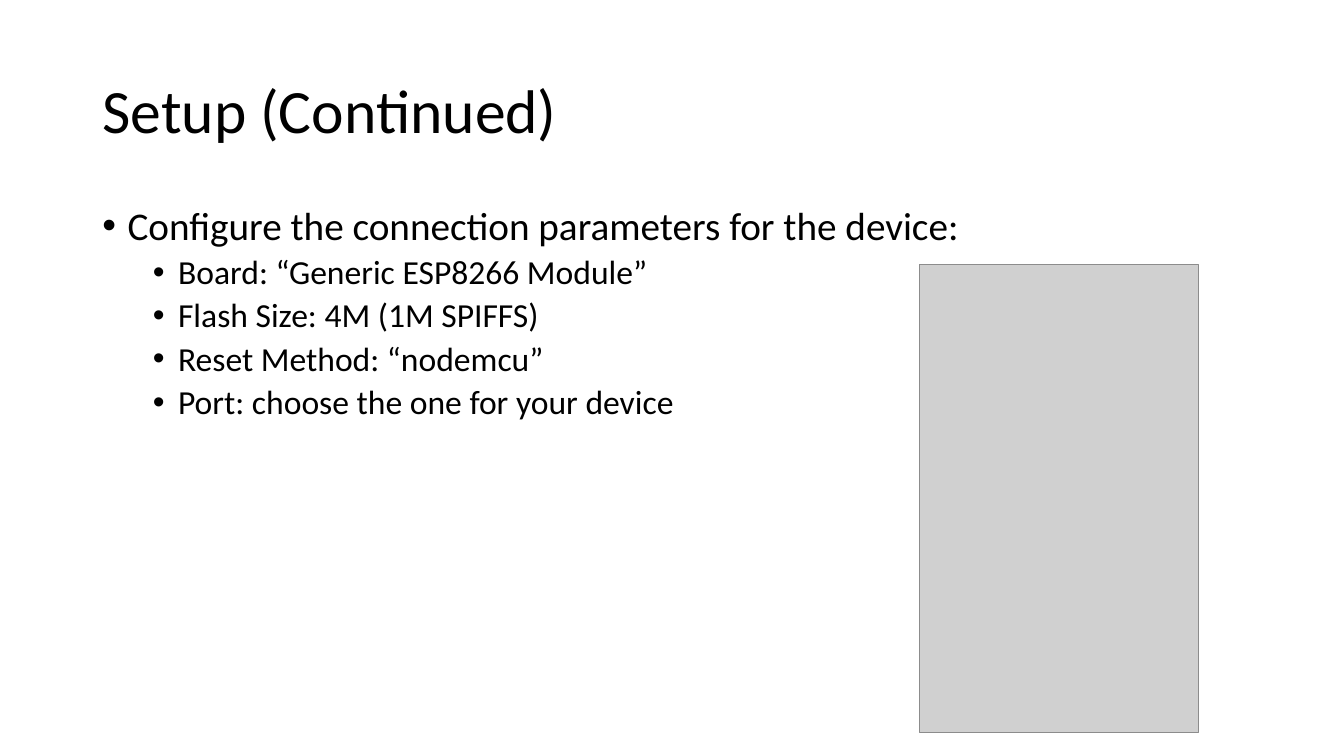
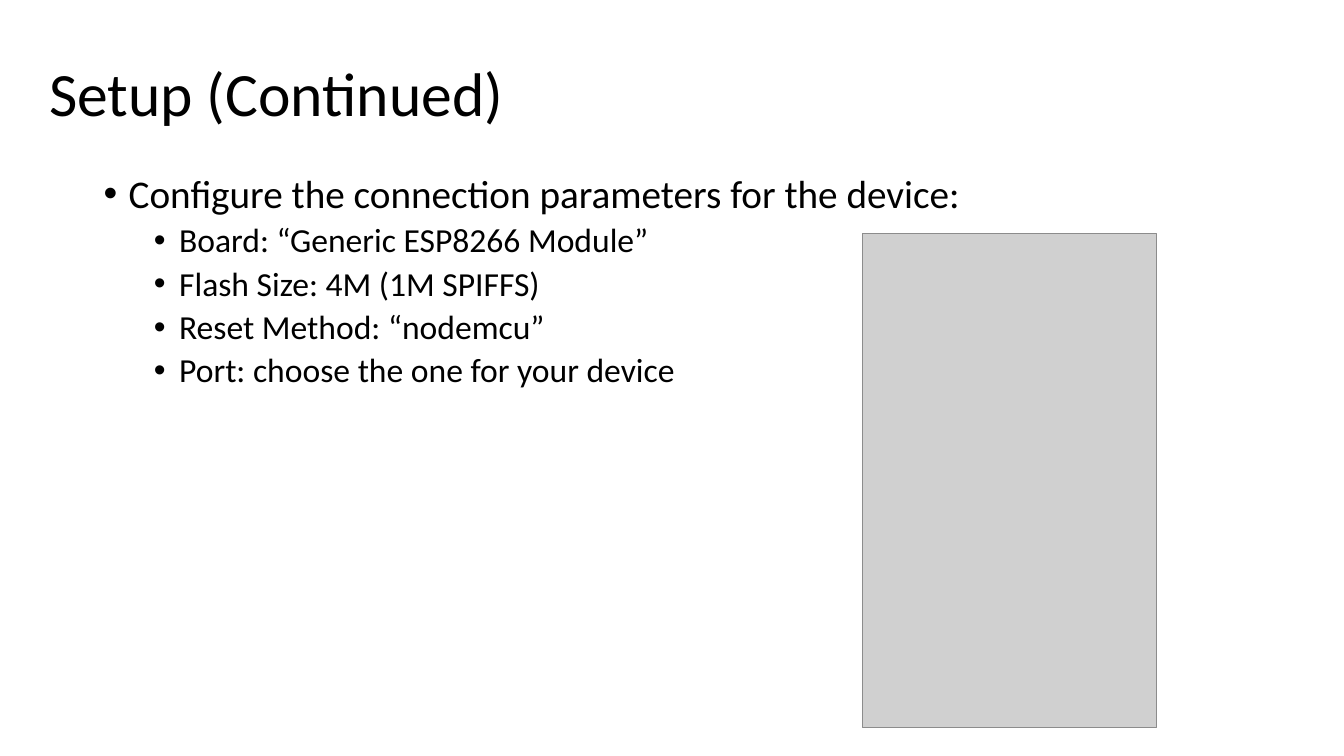
Before and after one commit to rdsuel/esp-class, a slide deck: slide 6 of Presentation.pptx. Drawn at 1344x756 pixels with LibreOffice and Linux fonts; fonts in the diff are those of the drawing; grey boxes stand for pictures. Boxes give left, top, right and bottom in pixels: in the first picture for what was removed or moved away, otherwise in the second. Text is boxed around its words. In the diff, an @@ line names an element or a change of style, - is before the commit and + after.

```diff
--- a/Presentation.pptx
+++ b/Presentation.pptx
@@ title "Setup (Continued)": place and size @@
-title "Setup (Continued)" at <box>102,88,556,143</box>
+title "Setup (Continued)" at <box>49,71,503,126</box>
@@ text "Configure the connection parameters for ...": place and size @@
-text "Configure the connection parameters for ..." at <box>128,212,958,420</box>
+text "Configure the connection parameters for ..." at <box>129,180,960,388</box>
@@ picture: place and size @@
-picture at <box>920,265,1198,733</box>
+picture at <box>863,234,1157,728</box>
```
Also in this commit, not shown: 4 other slides changed.
